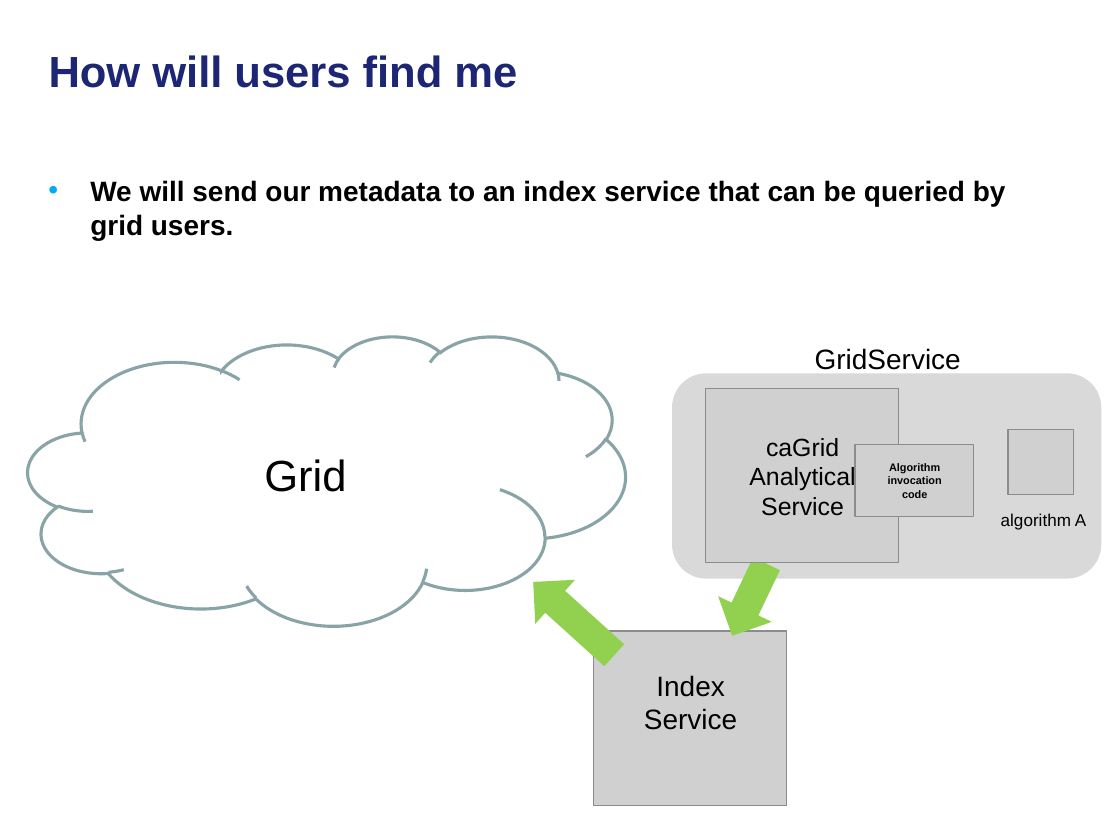
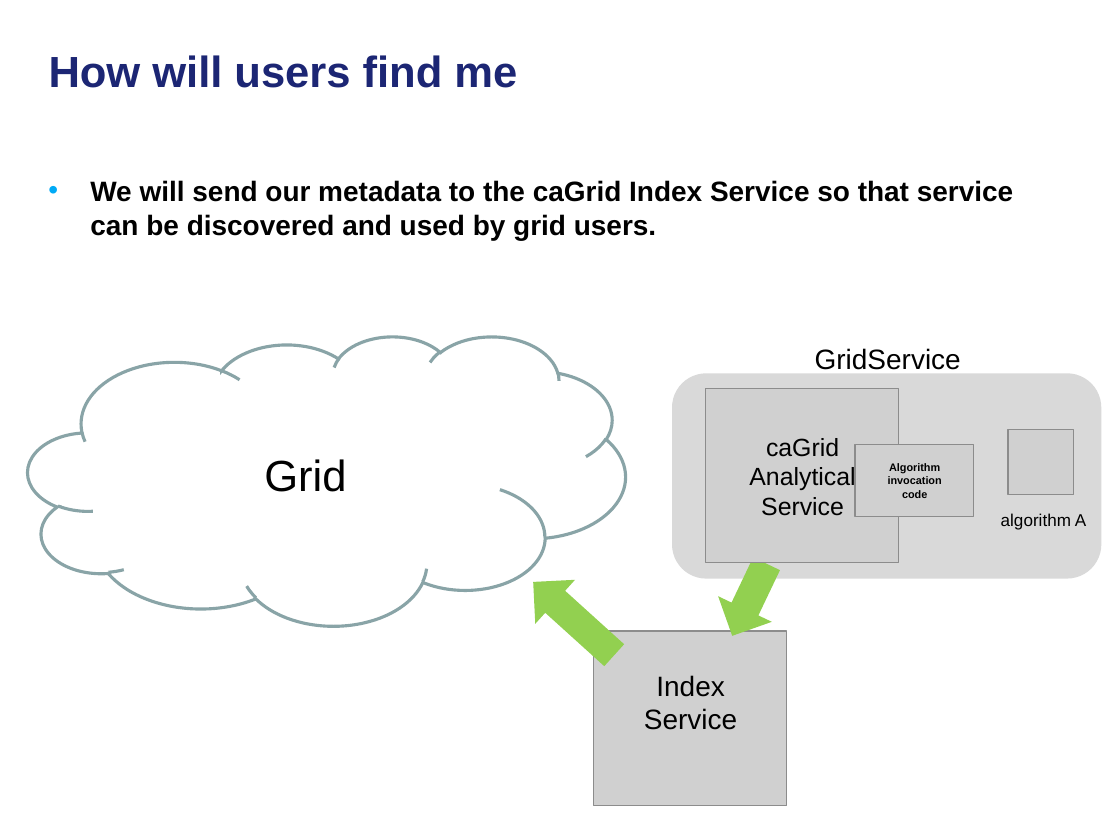
Before and after one commit to NCIP/cagrid-docs, a slide deck: slide 31 of presentations/200801_VCDE_ARCH/20080128_30_F2F_ASBP_Grid_BP.ppt (slide 18 before the commit). Drawn at 1120x840 pixels with LibreOffice and Linux fonts; fonts in the diff are those of the drawing; grey boxes stand for pictures; background and template pictures are left out. Boxes give left, top, right and bottom in pixels: in the first picture for what was removed or moved away, otherwise in the second. Text is boxed around its words. In the diff, an @@ line names an element or a change of style, - is before the commit and + after.

```diff
--- a/presentations/200801_VCDE_ARCH/20080128_30_F2F_ASBP_Grid_BP.ppt
+++ b/presentations/200801_VCDE_ARCH/20080128_30_F2F_ASBP_Grid_BP.ppt
@@ text at <box>90,180,1014,240</box>: text changed @@
-• We will send our metadata to an index service that can be queried by grid users.
+• We will send our metadata to the caGrid Index Service so that service can be discovered and used by grid users.
```
Also in this commit, not shown: 4 other slides changed, 20 slides added.
